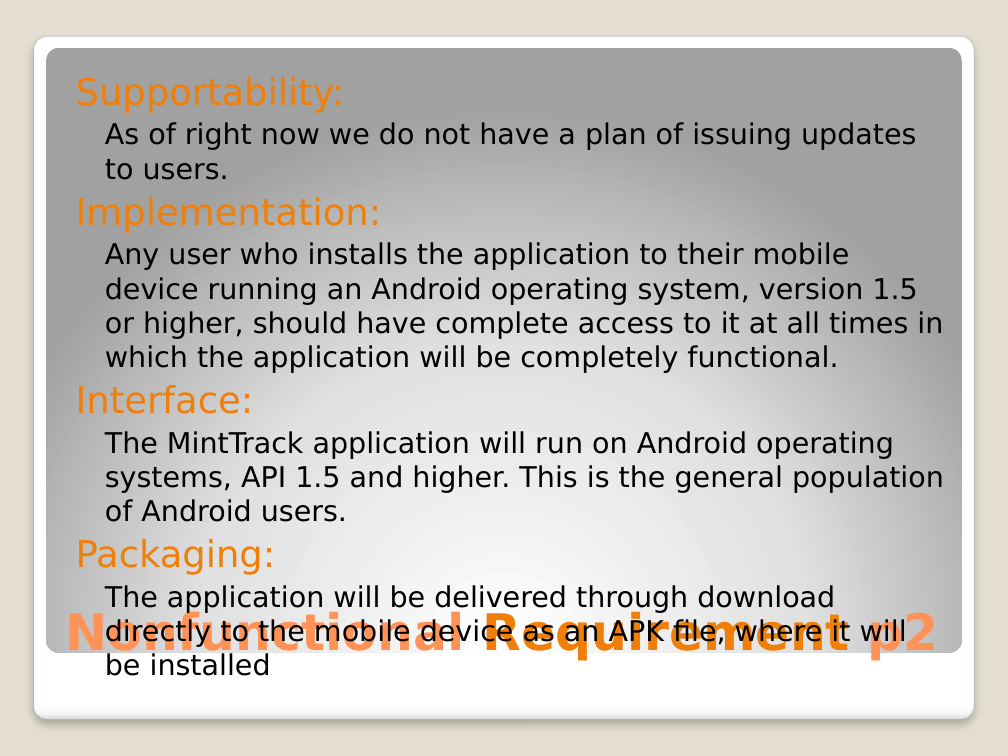
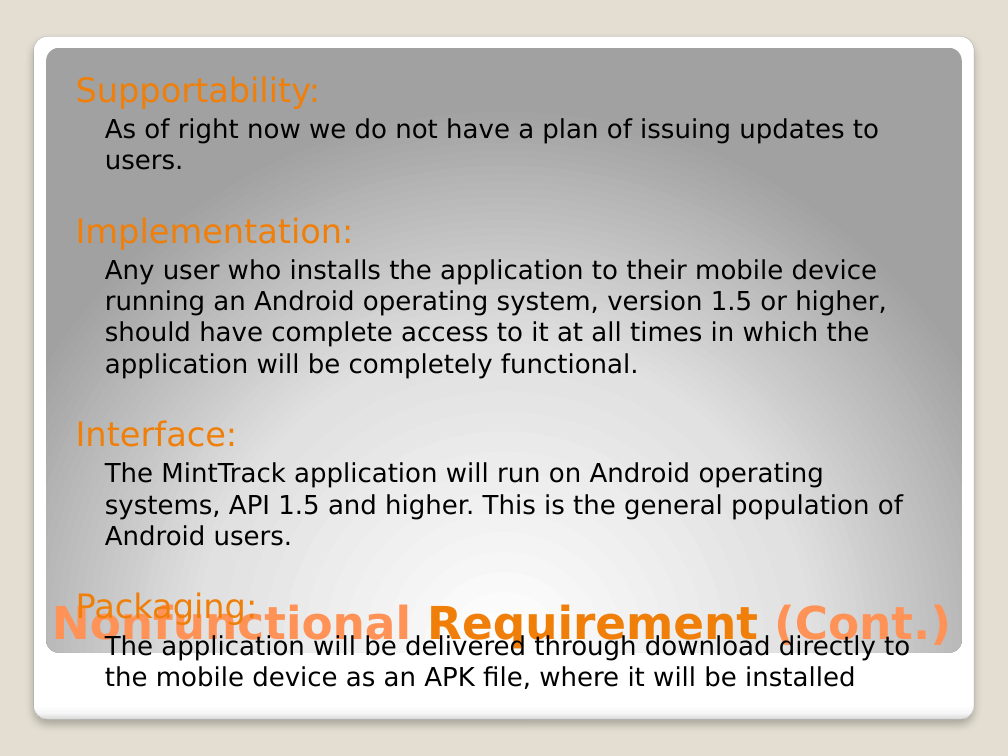
Before and after one commit to zero994/minttrack, a slide deck: slide 5 of Documentation/DevelopAnalysis/MintTrack.pptx. Drawn at 1008x756 pixels with LibreOffice and Linux fonts; fonts in the diff are those of the drawing. Boxes give left, top, right and bottom in pixels: in the first picture for what was removed or moved away, otherwise in the second. Text is boxed around its words. In the diff, an @@ line names an element or a change of style, - is before the commit and + after.

```diff
--- a/Documentation/DevelopAnalysis/MintTrack.pptx
+++ b/Documentation/DevelopAnalysis/MintTrack.pptx
@@ text "Supportability:" at [76, 76, 910, 689]: size 26.4 to 24 pt in "Supportability:", "Implementation:", "Interface:", "Packaging:"; size 20.4 to 18.6 pt @@
@@ title at [52, 602, 951, 649]: text changed; size 36 to 32.4 pt @@
-Nonfunctional Requirement p2
+Nonfunctional Requirement (Cont.)
```
Also in this commit, not shown: 3 other slides changed.
